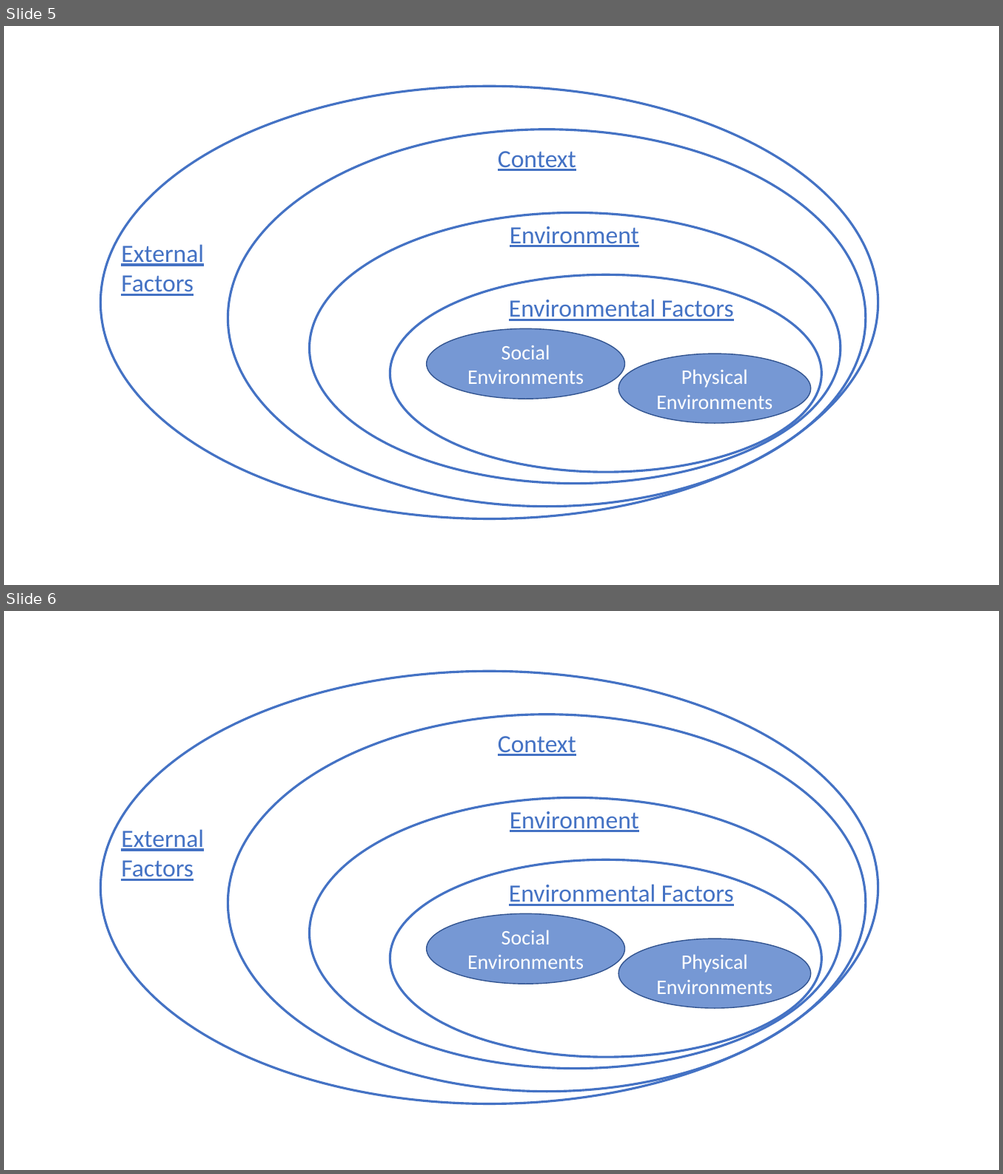
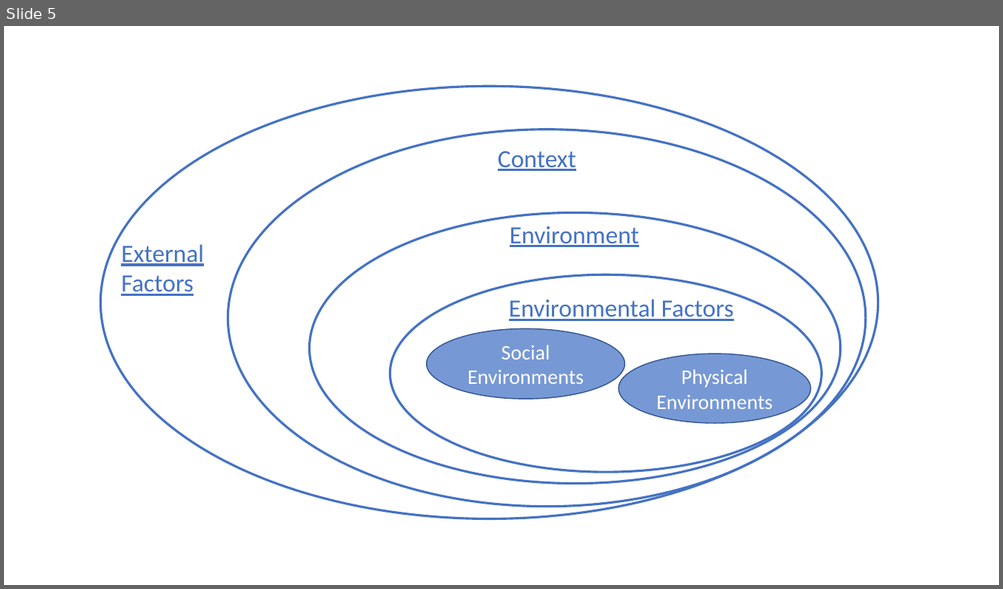
Before and after one commit to CC-RMD-EpiBio/EcologicalMentalFunctioningOntology, a slide deck: EMFO_Picture.pptx. Shown one above the other, each under a label of ours: slides 5 and 6 before the commit, slide 5 after it. The pictures are 1003x1174 and 1003x589 pixels, drawn with LibreOffice and Linux fonts; fonts in the diff are those of the drawing. Boxes give left, top, right and bottom in pixels: in the first picture for what was removed or moved away, otherwise in the second. Text is boxed around its words. In the diff, an @@ line names an element or a change of style, - is before the commit and + after.

```diff
--- a/EMFO_Picture.pptx
+++ b/EMFO_Picture.pptx
@@ slide 5 removed at (4, 26, 999, 585), background #FFFFFF @@
@@ ellipse removed at (100, 87, 878, 520) @@
@@ ellipse removed at (227, 130, 866, 507) @@
@@ text removed at (498, 151, 576, 171) @@
-Context
@@ ellipse removed at (309, 212, 840, 483) @@
@@ text removed at (121, 244, 204, 296) @@
-External
-Factors
@@ text removed at (509, 227, 639, 247) @@
-Environment
@@ ellipse removed at (390, 275, 821, 473) @@
@@ text removed at (509, 299, 734, 321) @@
-Environmental Factors
@@ ellipse removed at (427, 329, 625, 399) @@
-Social Environments
@@ ellipse removed at (619, 355, 811, 423) @@
-Physical Environments
@@ what was slide 6 is now slide 5 @@
```
Also in this commit, not shown: 2 slides changed, 2 slides added, 40 other files.
